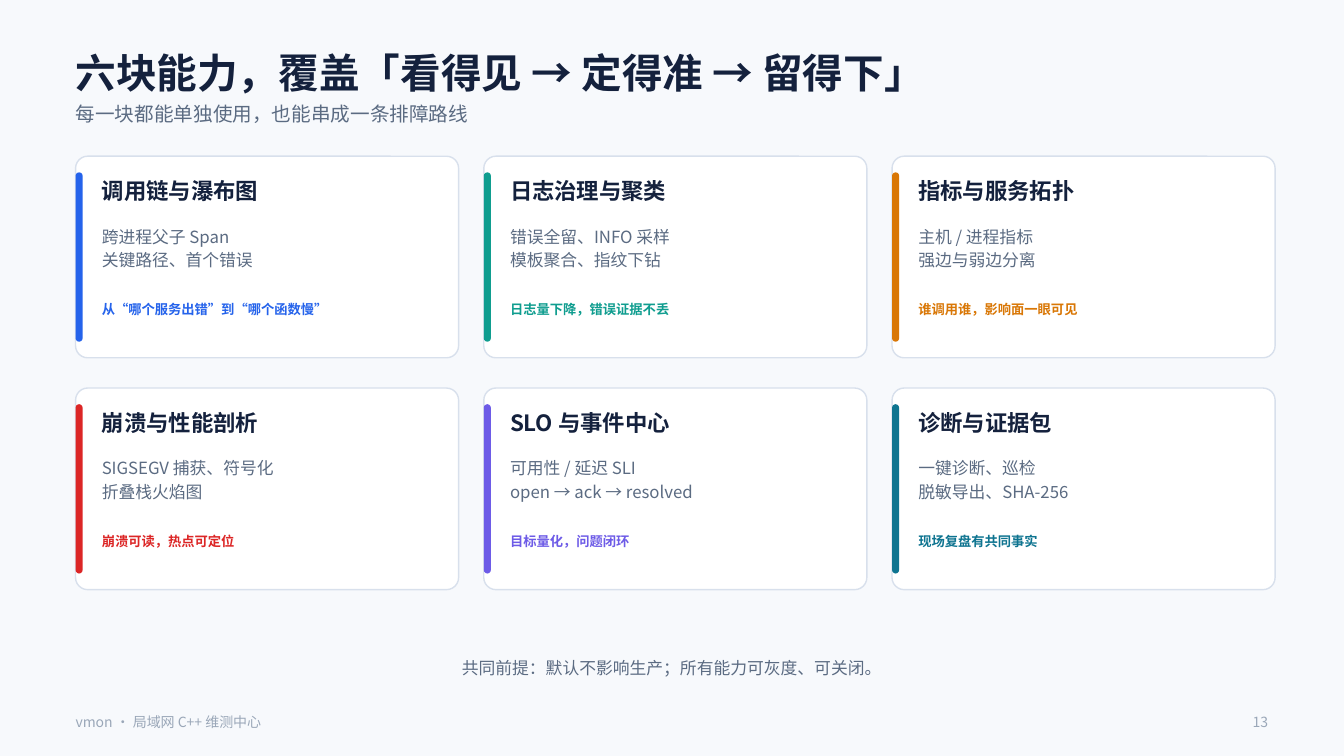
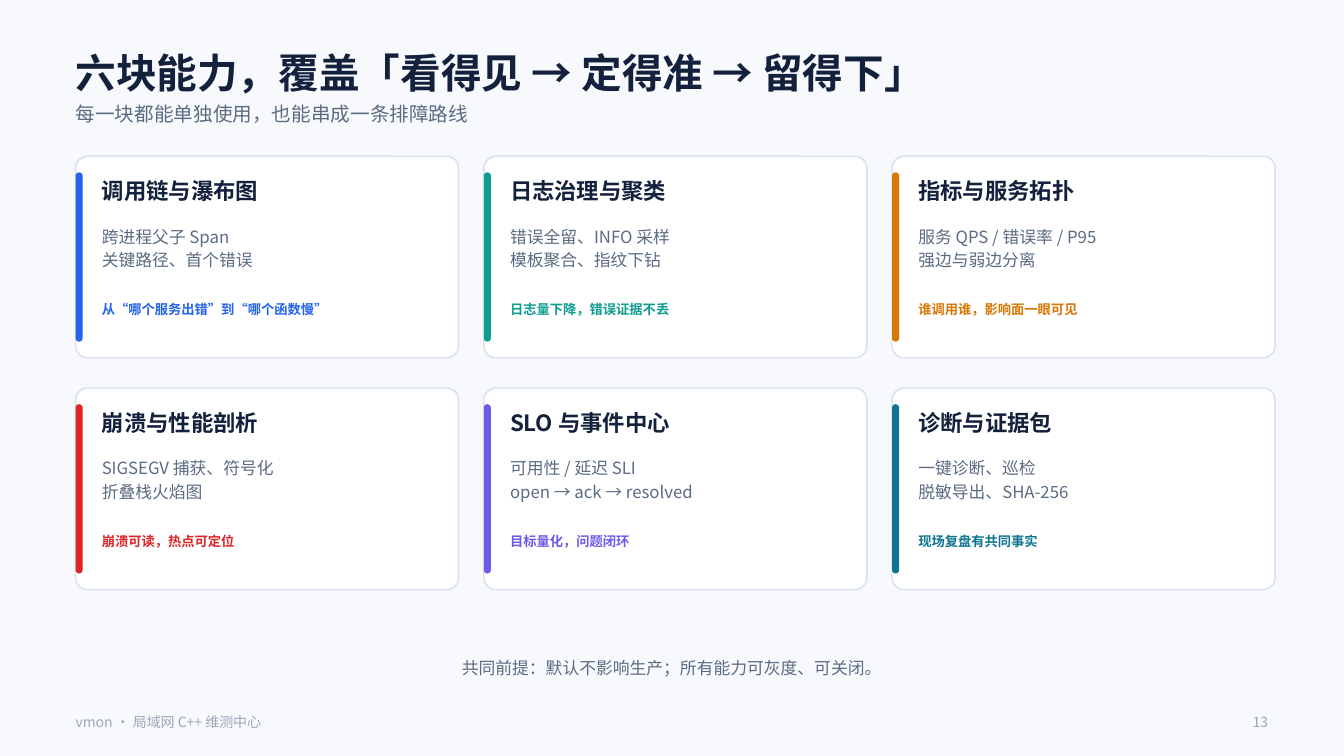
Before and after one commit to git163/CplusTrace, a slide deck: slide 13 of docs/presentation/vmon-intro.pptx. Drawn at 1344x756 pixels with LibreOffice and Linux fonts; fonts in the diff are those of the drawing. Boxes give left, top, right and bottom in pixels: in the first picture for what was removed or moved away, otherwise in the second. Text is boxed around its words. In the diff, an @@ line names an element or a change of style, - is before the commit and + after.

Commit message:
补齐竞品关键能力：Pipeline 脱敏、Webhook、服务性能分析
- 新增入库前 Pipeline 脱敏（password/token/email/IP/手机号，可自定义规则）
- 新增事件 Webhook 通知（异步、有界队列、失败/丢弃计数）
- 服务页增加近 5 分钟 QPS、错误率、P95，E2E 覆盖
- 新增观测云逐项对标文档与模块背景/需求/类图/时序/原理图
- 更新验收记录与测试数量

```diff
--- a/docs/presentation/vmon-intro.pptx
+++ b/docs/presentation/vmon-intro.pptx
@@ text at bbox=[918, 229, 1096, 246]: text changed @@
-主机 / 进程指标
+服务 QPS / 错误率 / P95
```
Also in this commit, not shown: 9 other files.
